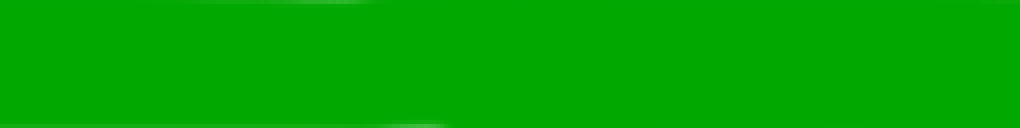
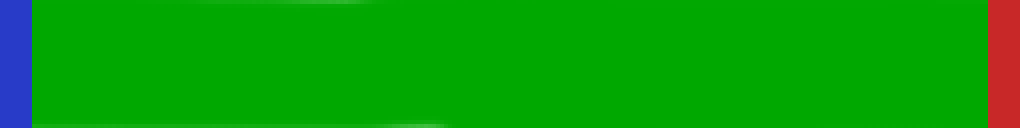
Two versions of the same layered image (1020 × 128). Layer-by-layer changes:
painted on "Hintergrund" over (x1=0, y1=0, x2=1020, y2=128)
